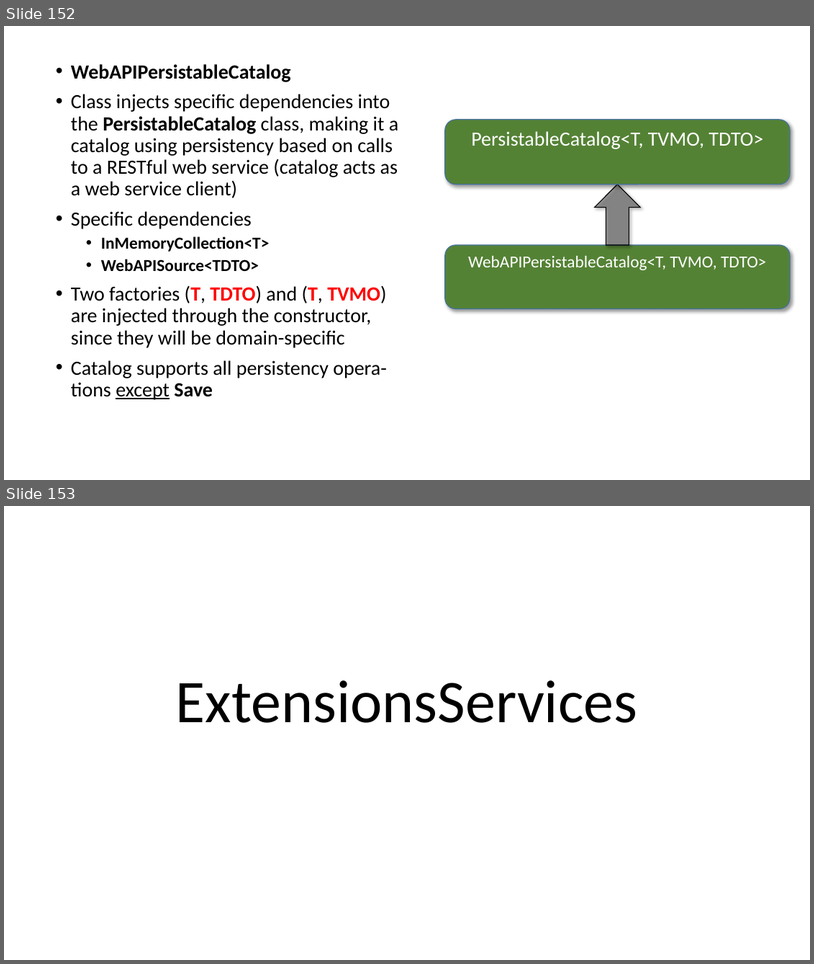
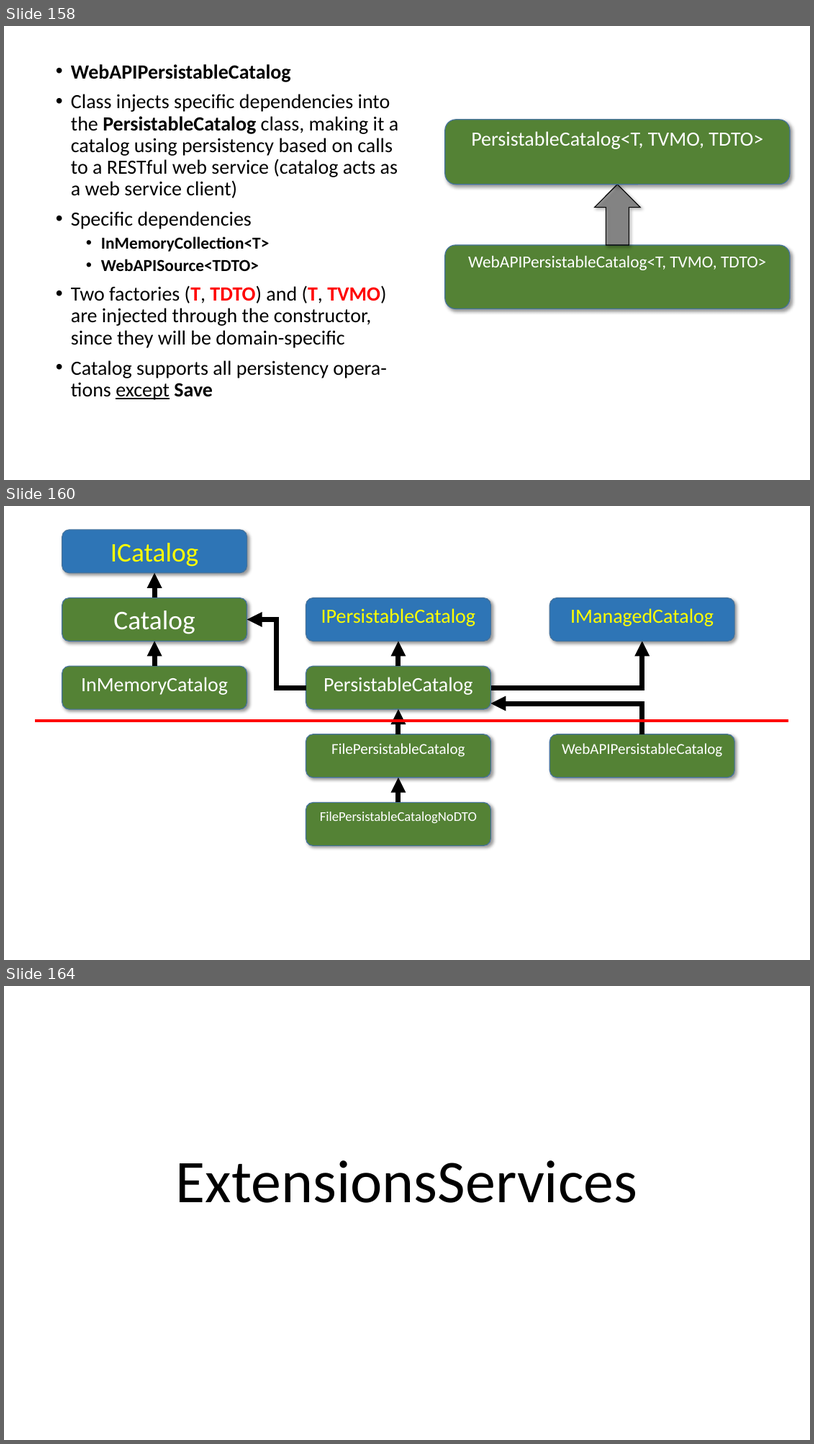
Before and after one commit to perl-easj/Teaching-materials, a slide deck: CSharpProgramming/Presentations/MVVMStarter Class Library.pptx. Shown one above the other, each under a label of ours: slides 152 and 153 before the commit, slides 158, 160 and 164 after it; the slides between them are not shown. The pictures are 814x964 and 814x1444 pixels, drawn with LibreOffice and Linux fonts; fonts in the diff are those of the drawing. Boxes give left, top, right and bottom in pixels: in the first picture for what was removed or moved away, otherwise in the second. Text is boxed around its words. In the diff, an @@ line names an element or a change of style, - is before the commit and + after.

```diff
--- a/CSharpProgramming/Presentations/MVVMStarter Class Library.pptx
+++ b/CSharpProgramming/Presentations/MVVMStarter Class Library.pptx
@@ slide 160 added at (4, 506, 810, 960), background #FFFFFF @@
@@ rounded rectangle added at (62, 530, 247, 572), fill #2E75B6, outline #43739E 1 pt, 32 pt, text #FFFF00 @@
+ICatalog
@@ arrow added from (154, 598) to (154, 573), #000000 6 pt @@
@@ rounded rectangle added at (62, 598, 247, 641), fill #548235, outline #43739E 1 pt, 32 pt, text #FFFFFF @@
+Catalog
@@ rounded rectangle added at (306, 598, 491, 641), fill #2E75B6, outline #43739E 1 pt, 24 pt, text #FFFF00 @@
+IPersistableCatalog
@@ rounded rectangle added at (550, 598, 736, 641), fill #2E75B6, outline #43739E 1 pt, 24 pt, text #FFFF00 @@
+IManagedCatalog
@@ elbow arrow added from (306, 687) to (247, 619), #000000 6 pt @@
@@ arrow added from (154, 666) to (154, 641), #000000 6 pt @@
@@ arrow added from (399, 666) to (399, 641), #000000 6 pt @@
@@ elbow arrow added from (491, 687) to (643, 641), #000000 6 pt @@
@@ rounded rectangle added at (62, 666, 247, 708), fill #548235, outline #43739E 1 pt, 24 pt, text #FFFFFF @@
+InMemoryCatalog
@@ rounded rectangle added at (306, 666, 491, 708), fill #548235, outline #43739E 1 pt, 24 pt, text #FFFFFF @@
+PersistableCatalog
@@ line added from (35, 721) to (790, 721), #FF0000 3 pt @@
@@ arrow added from (399, 734) to (399, 709), #000000 6 pt @@
@@ elbow arrow added from (643, 734) to (491, 703), #000000 6 pt @@
@@ rounded rectangle added at (306, 734, 491, 777), fill #548235, outline #43739E 1 pt, 18 pt, text #FFFFFF @@
+FilePersistableCatalog
@@ rounded rectangle added at (550, 734, 736, 777), fill #548235, outline #43739E 1 pt, 18 pt, text #FFFFFF @@
+WebAPIPersistableCatalog
@@ arrow added from (399, 803) to (399, 777), #000000 6 pt @@
@@ rounded rectangle added at (306, 803, 491, 845), fill #548235, outline #43739E 1 pt, 16 pt, text #FFFFFF @@
+FilePersistableCatalogNoDTO
@@ what was slide 152 is now slide 158 @@
@@ what was slide 153 is now slide 164 @@
```
Also in this commit, not shown: 8 slides changed, 20 other slides added, 1 slide removed, 2 other files.
